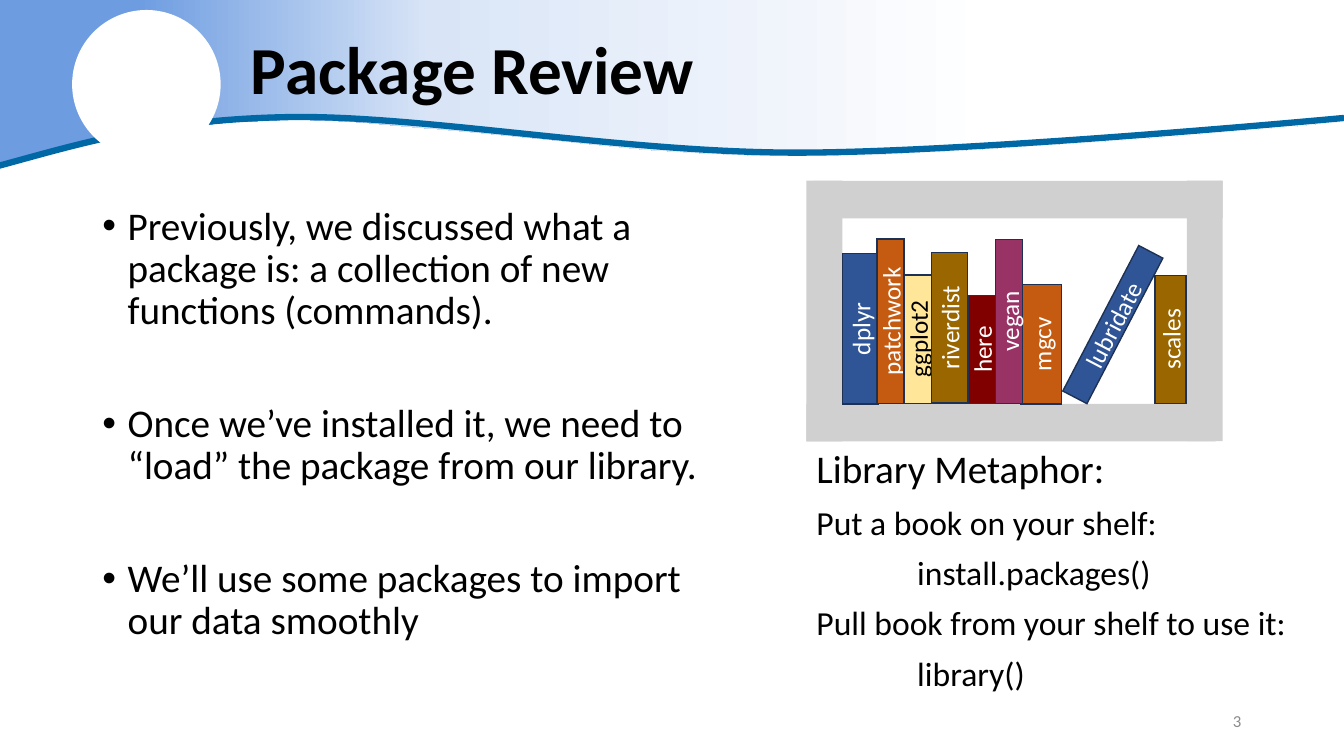
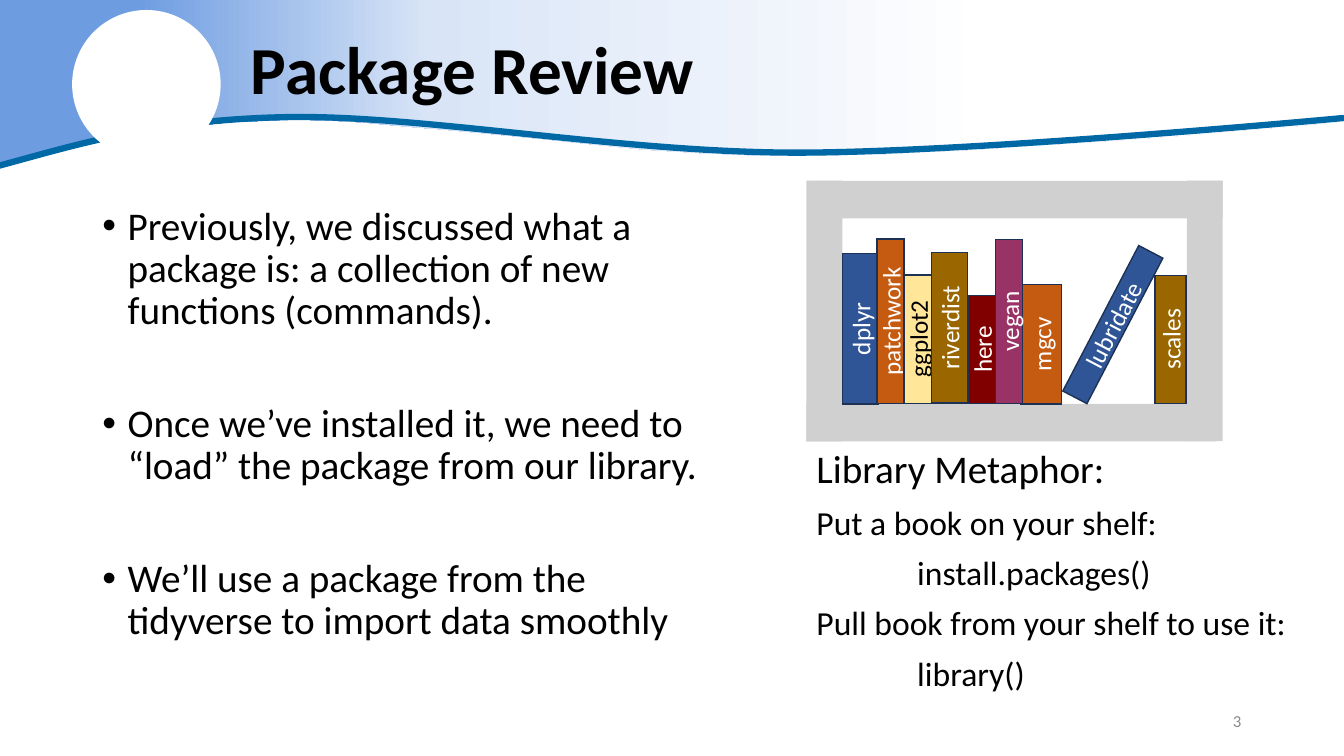
Before and after one commit to justinpriest/ADFG_R_Intro_Workshop, a slide deck: slide 3 of presentations/5 - Reading Real Data.pptx. Drawn at 1344x756 pixels with LibreOffice and Linux fonts; fonts in the diff are those of the drawing; grey boxes stand for pictures; background and template pictures are left out. Boxes give left, top, right and bottom in pixels: in the first picture for what was removed or moved away, otherwise in the second. Text is boxed around its words. In the diff, an @@ line names an element or a change of style, - is before the commit and + after.

```diff
--- a/presentations/5 - Reading Real Data.pptx
+++ b/presentations/5 - Reading Real Data.pptx
@@ text at <box>128,564,668,641</box>: text changed @@
-• We’ll use some packages to import our data smoothly
+• We’ll use a package from the tidyverse to import data smoothly
```
Also in this commit, not shown: 11 other slides changed, 4 slides added.
